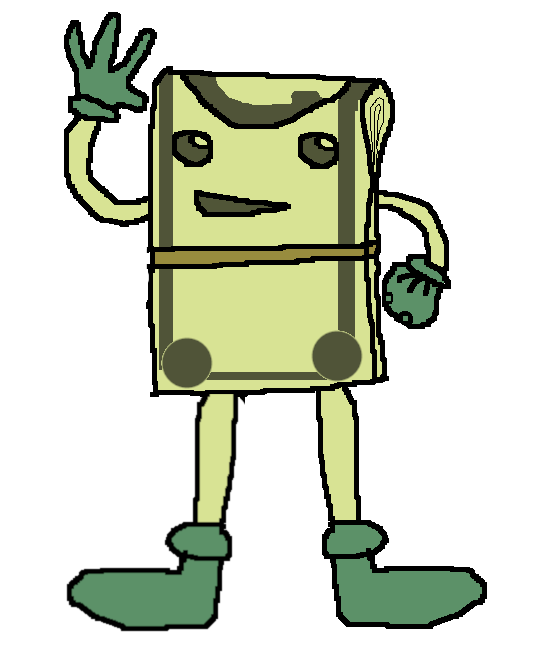
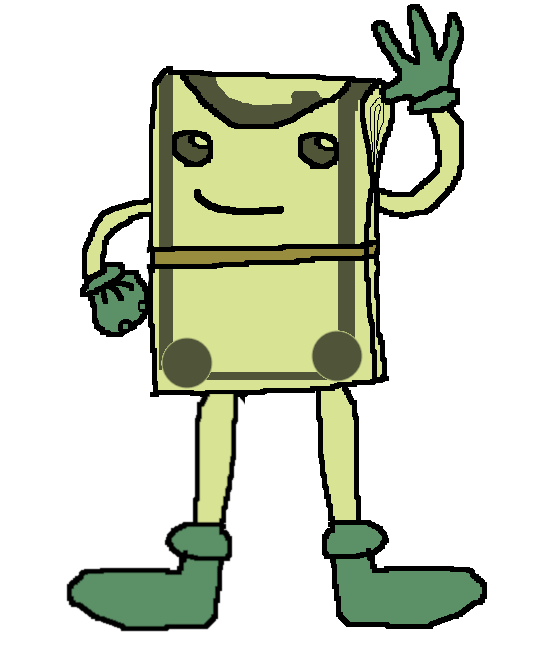
Revision of a layered 542px x 654px image; what changed, layer by layer:
hid "Left Arm 1", moved it above "Left Arm 2" over [380, 170, 451, 332]
showed "Left Arm 2" over [371, 4, 464, 219]
showed "Right Arm 2" over [80, 178, 151, 337]
hid "Right Arm 1" over [64, 12, 157, 240]
showed "Mouth 2" over [194, 189, 284, 215]
hid "Mouth 1" over [194, 190, 291, 217]
painted on "Buck_Banks.png" over [166, 73, 372, 84]
